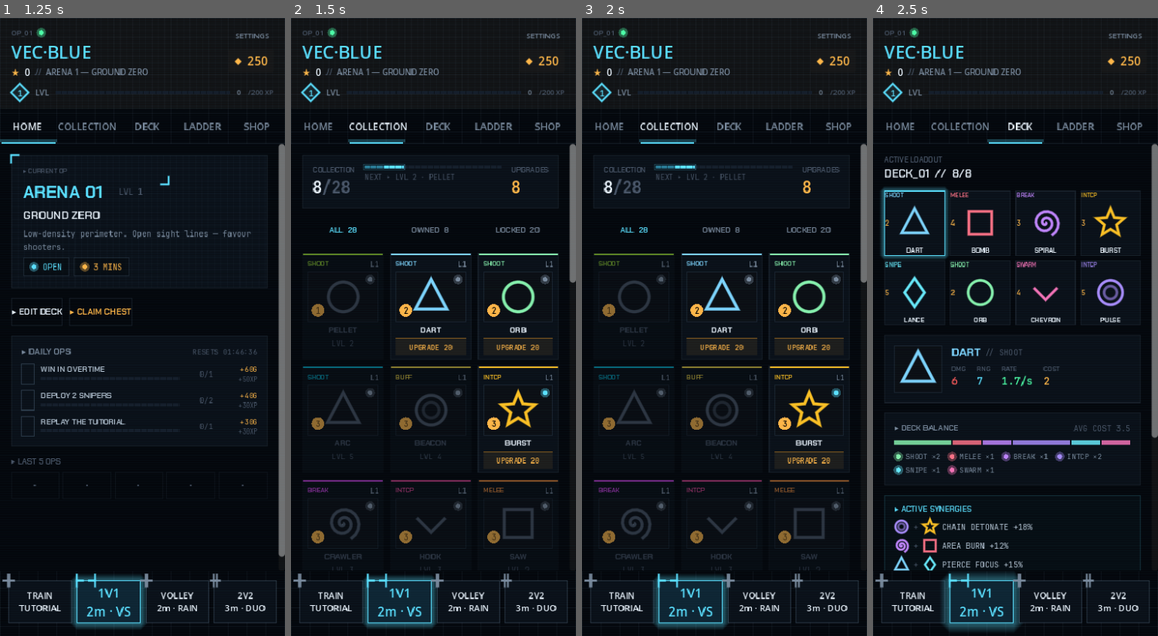
Above: before the commit, frames 1-4 (left to right).
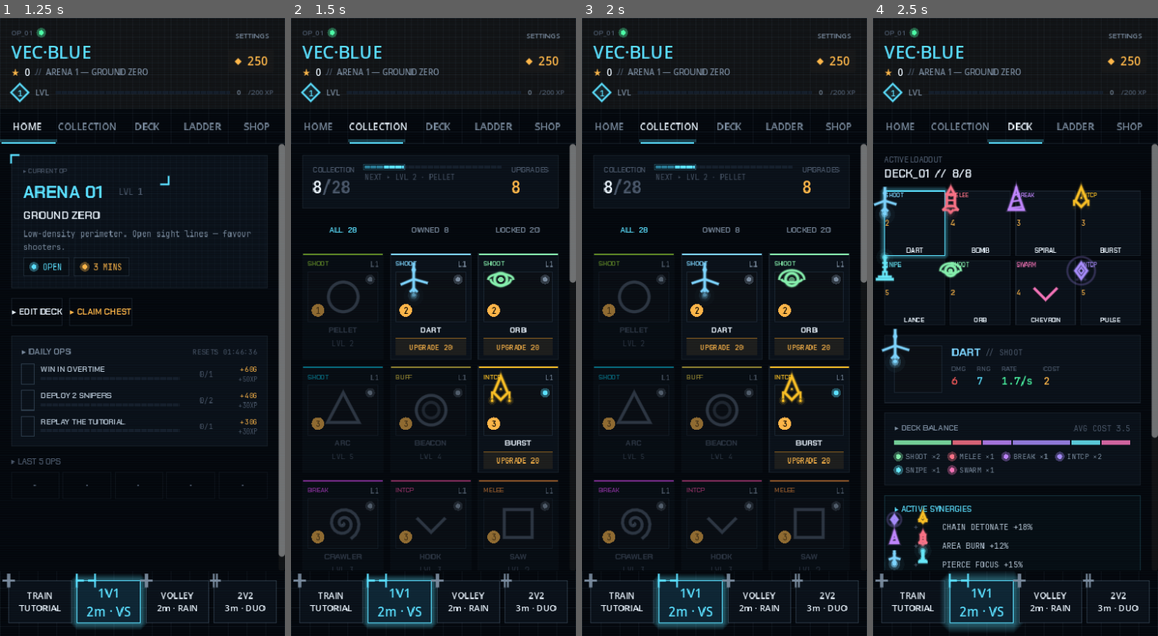
Above: after the commit, the same moments.

Repository: Catalyst86/battle-vector
Game: Godot game, scene res://scenes/main.tscn
The game is run twice, just before and just after one commit, with the same random seed, the same clock (stepped at 60 frames per second) and the same inputs.
Inputs:
- Up to frame 1 (1.25 s): click "HOME" at 0.5 s
- Up to frame 2 (1.5 s): click "COLLECTION" at 1.25 s
- Up to frame 3 (2 s): no input
- Up to frame 4 (2.5 s): click "DECK" at 2 s

Frame 1 is identical in both runs. In frame 2, 1.3% of the frame differs, in the area x 38-87%, y 39-67%; in frame 3, 1.3%; in frame 4, 3.9%, in the area x 0-90%, y 26-90%.

Commit message:
feat(pieces): silhouettes in Collection + Deck + match-confirm menus
Root cause of the "Collection still shows old icons" bug: ShapeIcon
(the menu-layer icon primitive used by Collection tiles, Deck panel,
synergy chips, and match_confirm) only accepted raw shape+color. It
had no path to the Silhouettes library, so every menu surface was
stuck on the primitive even after the hand + field already upgraded.

Upgraded ShapeIcon with `silhouette_id` export + per-frame animation
tick (advances only when an id is set — un-silhouetted icons stay
static, zero redraw cost). from_card() now copies the id too.

Wired all CardData-backed ShapeIcon callsites:
  - Collection grid tile + upgrade-ready banner (collection_tab.gd)
  - Deck panel tile + deck-builder glyph + synergy pair chips +
    deck-builder detail panel + partner chips (deck_tab.gd)
  - match_confirm deck preview chips (match_confirm.gd)

ladder_tab and shop_tab both use ShapeIcon with raw shape/color (no
card in scope), so they keep rendering primitives — correct, nothing
to wire there.

Diff:
--- a/vector/scripts/menus/match_confirm.gd
+++ b/vector/scripts/menus/match_confirm.gd
@@ -243,6 +243,7 @@
 	var icon := ShapeIcon.new()
 	icon.shape = c.shape
 	icon.color = c.color
+	icon.silhouette_id = c.silhouette_id
 	icon.icon_size = 10.0
 	icon.custom_minimum_size = Vector2(0, 28)
 	vb.add_child(icon)
--- a/vector/scripts/menus/tabs/collection_tab.gd
+++ b/vector/scripts/menus/tabs/collection_tab.gd
@@ -253,6 +253,7 @@
 	var icon := ShapeIcon.new()
 	icon.shape = c.shape
 	icon.color = c.color if unlocked else Palette.UI_TEXT_3
+	icon.silhouette_id = c.silhouette_id
 	icon.icon_size = 22.0
 	icon.set_anchors_preset(Control.PRESET_CENTER)
 	icon.offset_left = -22; icon.offset_top = -22
@@ -346,6 +347,7 @@
 		var icon := ShapeIcon.new()
 		icon.shape = c.shape
 		icon.color = c.color
+		icon.silhouette_id = c.silhouette_id
 		icon.icon_size = 14.0
 		icon.custom_minimum_size = Vector2(28, 28)
 		row.add_child(icon)
--- a/vector/scripts/menus/tabs/deck_tab.gd
+++ b/vector/scripts/menus/tabs/deck_tab.gd
@@ -124,6 +124,7 @@
 	var icon := ShapeIcon.new()
 	icon.shape = c.shape
 	icon.color = c.color
+	icon.silhouette_id = c.silhouette_id
 	icon.icon_size = 18.0
 	icon.custom_minimum_size = Vector2(0, 34)
 	icon.size_flags_vertical = Control.SIZE_EXPAND_FILL
@@ -172,6 +173,7 @@
 	var icon := ShapeIcon.new()
 	icon.shape = c.shape
 	icon.color = c.color
+	icon.silhouette_id = c.silhouette_id
 	icon.icon_size = 22.0
 	gp.add_child(icon)
 	row.add_child(gp)
@@ -298,10 +300,10 @@
 		var card_a: CardData = _find_card(pair.a)
 		var card_b: CardData = _find_card(pair.b)
 		if card_a and card_b:
-			var ia := ShapeIcon.new(); ia.shape = card_a.shape; ia.color = card_a.color; ia.icon_size = 9.0; ia.custom_minimum_size = Vector2(18, 18)
+			var ia := ShapeIcon.new(); ia.shape = card_a.shape; ia.color = card_a.color; ia.silhouette_id = card_a.silhouette_id; ia.icon_size = 9.0; ia.custom_minimum_size = Vector2(18, 18)
 			row.add_child(ia)
 			row.add_child(TabHelpers.mono("+", 10, Palette.UI_TEXT_3))
-			var ib := ShapeIcon.new(); ib.shape = card_b.shape; ib.color = card_b.color; ib.icon_size = 9.0; ib.custom_minimum_size = Vector2(18, 18)
+			var ib := ShapeIcon.new(); ib.shape = card_b.shape; ib.color = card_b.color; ib.silhouette_id = card_b.silhouette_id; ib.icon_size = 9.0; ib.custom_minimum_size = Vector2(18, 18)
 			row.add_child(ib)
 		var bonus_pct: int = int(round(float(pair.bonus) * 100.0))
 		row.add_child(TabHelpers.mono("%s +%d%%" % [String(pair.label), bonus_pct], 10, Palette.UI_TEXT_1))
@@ -607,6 +609,7 @@
 	var icon := ShapeIcon.new()
 	icon.shape = card.shape
 	icon.color = card.color
+	icon.silhouette_id = card.silhouette_id
 	icon.icon_size = 42.0
 	icon.glow = true
 	panel.add_child(icon)
@@ -677,6 +680,7 @@
 			var partner_icon := ShapeIcon.new()
 			partner_icon.shape = partner.shape
 			partner_icon.color = partner.color
+			partner_icon.silhouette_id = partner.silhouette_id
 			partner_icon.icon_size = 9.0
 			partner_icon.custom_minimum_size = Vector2(20, 20)
 			row.add_child(partner_icon)
--- a/vector/scripts/ui/tactical/shape_icon.gd
+++ b/vector/scripts/ui/tactical/shape_icon.gd
@@ -1,9 +1,15 @@
 @tool
 class_name ShapeIcon
 extends Control
-## Small card glyph renderer for menu UI (Collection tiles, Deck panel, etc).
-## Wraps ShapeRenderer's primitives at a given size and color. For in-match
-## rendering, keep using ShapeRenderer directly — this is UI-layer only.
+## Small card glyph renderer for menu UI (Collection tiles, Deck panel,
+## synergy chips, Ladder / Shop banners). Wraps ShapeRenderer's primitives
+## at a given size and color. For in-match rendering, keep using
+## ShapeRenderer / Silhouettes directly — this is the UI-layer wrapper.
+##
+## When `silhouette_id` is set, the icon routes through the Silhouettes
+## library and ticks `_t` per frame so wings flap / afterburners pulse
+## everywhere the piece shows up in menus. Empty id falls back to the
+## generic primitive Shape so un-silhouetted pieces still render cleanly.
 
 @export var shape: CardData.Shape = CardData.Shape.TRIANGLE:
 	set(v): shape = v; queue_redraw()
@@ -13,22 +19,41 @@
 	set(v): icon_size = v; queue_redraw()
 @export var glow: bool = false:
 	set(v): glow = v; queue_redraw()
+## When non-empty and registered in `Silhouettes.IDS`, draws the
+## procedural silhouette (jet, warhead, drill, etc.) instead of the
+## primitive Shape. Set via `from_card()` or directly.
+@export var silhouette_id: StringName = &"":
+	set(v): silhouette_id = v; queue_redraw()
+
+var _t: float = 0.0
 
 func _ready() -> void:
 	mouse_filter = MOUSE_FILTER_IGNORE
 	custom_minimum_size = Vector2(icon_size * 2.0, icon_size * 2.0)
+	set_process(true)
 
+func _process(delta: float) -> void:
+	if silhouette_id != &"":
+		_t += delta
+		queue_redraw()
+
+## Convenience setter — copies shape, color, and silhouette_id from the
+## card in one call. Leaves icon_size / glow alone so the caller can still
+## tune those separately.
 func from_card(c: CardData) -> void:
 	if c == null:
 		return
 	shape = c.shape
 	color = c.color
+	silhouette_id = c.silhouette_id
 	queue_redraw()
 
 func _draw() -> void:
 	var center := size * 0.5
 	draw_set_transform(center, 0.0, Vector2.ONE)
-	if glow:
+	if silhouette_id != &"" and Silhouettes.has(silhouette_id):
+		Silhouettes.draw(self, silhouette_id, color, icon_size, _t, 0.0)
+	elif glow:
 		ShapeRenderer.draw_with_glow(self, shape, color, icon_size, 0.0)
 	else:
 		ShapeRenderer.draw(self, shape, color, icon_size, 0.0)
